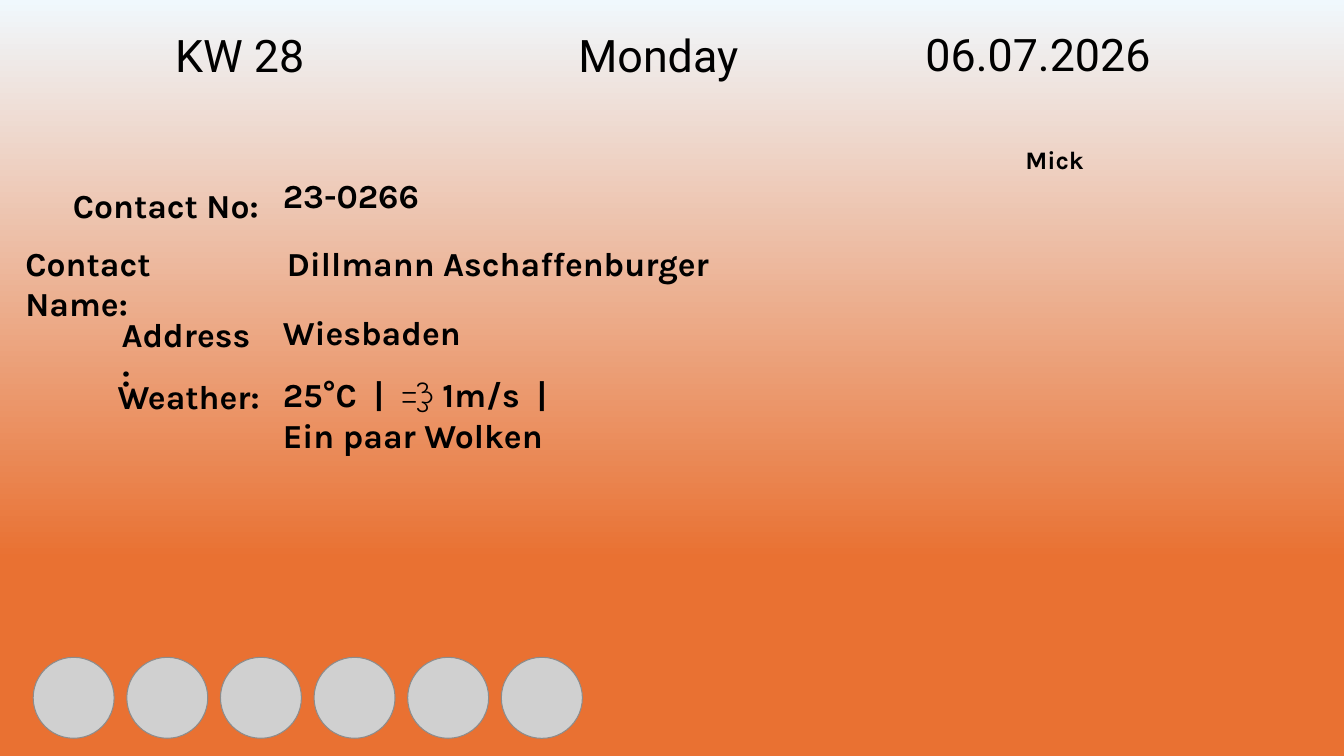
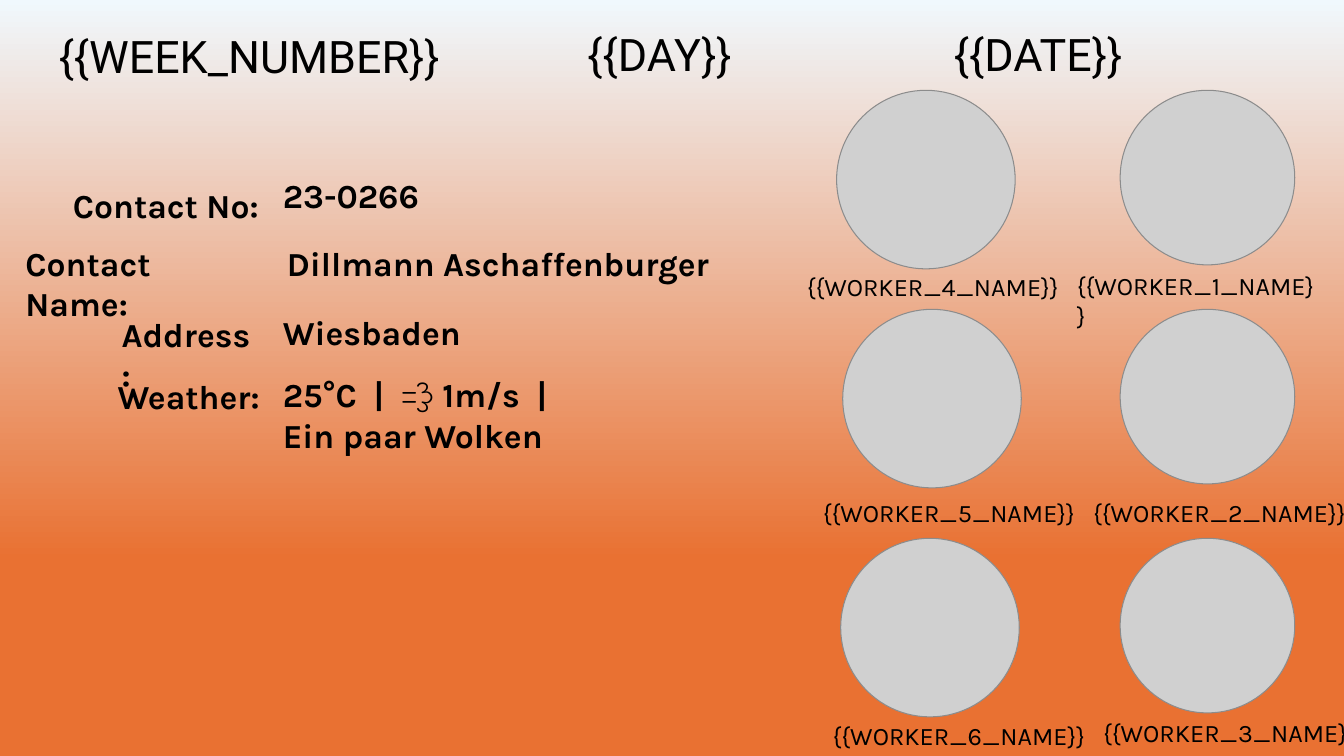
Before and after one commit to AhmadJamei/markierungs-manager, a slide deck: slide 2 of Schedule/static/Schedule/templates/weekly_template.pptx. Drawn at 1344x756 pixels with LibreOffice and Linux fonts; fonts in the diff are those of the drawing; grey boxes stand for pictures. Boxes give left, top, right and bottom in pixels: in the first picture for what was removed or moved away, otherwise in the second. Text is boxed around its words. In the diff, an @@ line names an element or a change of style, - is before the commit and + after.

Commit message:
Fix weekly pptx - circle photos, remove empty workers

```diff
--- a/Schedule/static/Schedule/templates/weekly_template.pptx
+++ b/Schedule/static/Schedule/templates/weekly_template.pptx
@@ text at <box>59,38,440,81</box>: text changed @@
-KW 28
+{{WEEK_NUMBER}}
@@ text at <box>587,36,731,79</box>: text changed @@
-Monday
+{{DAY}}
@@ text at <box>954,36,1122,79</box>: text changed @@
-06.07.2026
+{{DATE}}
@@ picture: place and size @@
-picture at <box>221,657,301,738</box>
+picture at <box>837,91,1015,269</box>
@@ picture added at <box>1120,91,1295,265</box> @@
@@ text added at <box>807,277,1059,300</box>, 18 pt, text #000000 @@
+{{WORKER_4_NAME}}
@@ text at <box>1077,276,1314,299</box>: text changed; bold off @@
-Mick
+{{WORKER_1_NAME}}
@@ picture: place and size @@
-picture at <box>127,657,208,738</box>
+picture at <box>843,310,1021,488</box>
@@ picture: place and size @@
-picture at <box>408,657,489,738</box>
+picture at <box>1120,310,1295,484</box>
@@ text added at <box>823,503,1075,526</box>, 18 pt, text #000000 @@
+{{WORKER_5_NAME}}
@@ text added at <box>1093,503,1344,526</box>, 18 pt, text #000000 @@
+{{WORKER_2_NAME}}
@@ picture: place and size @@
-picture at <box>33,657,114,738</box>
+picture at <box>841,538,1019,717</box>
@@ picture: place and size @@
-picture at <box>315,657,395,738</box>
+picture at <box>1120,538,1295,713</box>
@@ picture removed at <box>501,657,582,738</box> @@
@@ text added at <box>833,726,1085,749</box>, 18 pt, text #000000 @@
+{{WORKER_6_NAME}}
@@ text added at <box>1103,723,1344,746</box>, 18 pt, text #000000 @@
+{{WORKER_3_NAME}}
```
Also in this commit, not shown: 5 slides removed, 2 other files.
